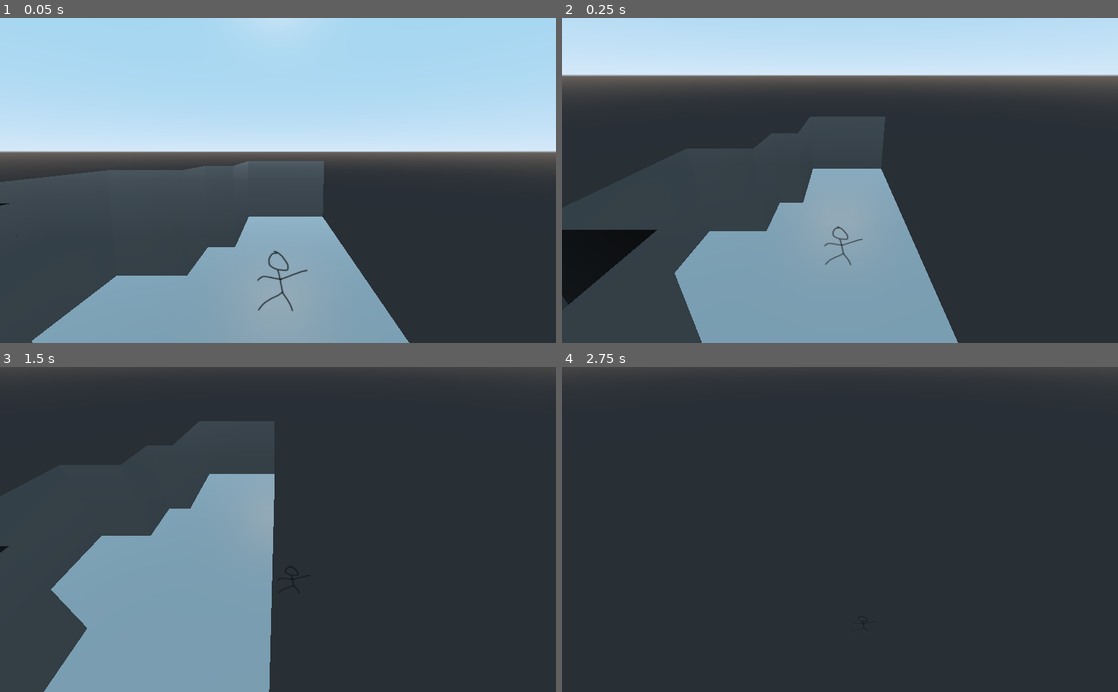
Above: before the commit, frames 1-4 (two rows, left to right).
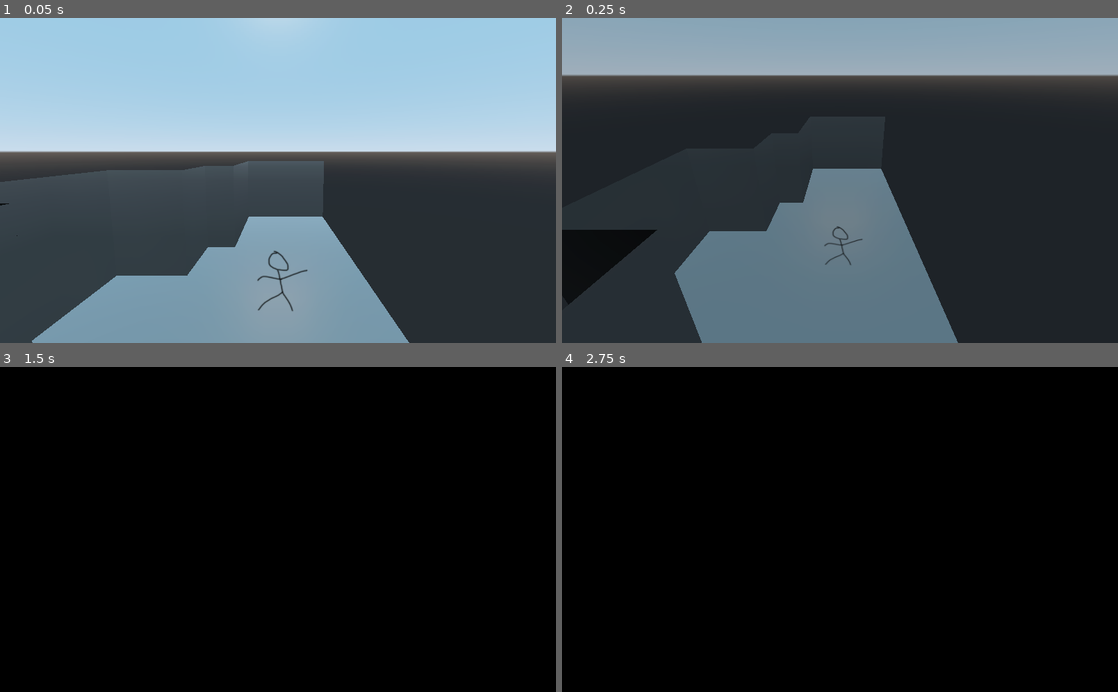
Above: after the commit, the same moments.

Repository: JeffKazuk/Ludum45
Game: Godot game, scene res://Town.tscn
Two runs of this game, one before a commit and one after it. Both use one fixed random seed, a clock stepped at 60 frames per second and the inputs below.
Inputs:
- Up to frame 1 (0.05 s): no input
- Up to frame 2 (0.25 s): no input
- Up to frame 3 (1.5 s): hold D (strafe_right) 0.53-1.28 s; hold S (move_back) from 1.28 s (still down)
- Up to frame 4 (2.75 s): release S (move_back) at 2.03 s; hold D (strafe_right) from 2.03 s (still down)

The runs differ from the first frame. In frame 2, 37% of the frame differs, in the area x 0-100%, y 0-100%; in frame 3, 100%; in frame 4, 100%.

Commit message:
diawogue and transitions

Diff:
--- a/Town.tscn
+++ b/Town.tscn
@@ -1,7 +1,8 @@
-[gd_scene load_steps=3 format=2]
+[gd_scene load_steps=4 format=2]
 
 [ext_resource path="res://characters/player/Player.tscn" type="PackedScene" id=1]
 [ext_resource path="res://models/untitled.dae" type="PackedScene" id=2]
+[ext_resource path="res://transitions/fade.tscn" type="PackedScene" id=3]
 
 [node name="Spatial" type="Spatial"]
 
@@ -19,3 +20,6 @@
 target = NodePath("../Player/Spatial")
 speed = 4.0
 enabled = true
+
+[node name="fade" parent="." instance=ExtResource( 3 )]
+fadeTime = 1
--- a/dialogue/Dialogue.tscn
+++ b/dialogue/Dialogue.tscn
@@ -1,8 +1,8 @@
 [gd_scene load_steps=7 format=2]
 
-[ext_resource path="res://Dialogue.gd" type="Script" id=1]
+[ext_resource path="res://dialogue/Dialogue.gd" type="Script" id=1]
 [ext_resource path="res://fonts/CardenioModern-Bold.otf" type="DynamicFontData" id=2]
-[ext_resource path="res://text.gd" type="Script" id=3]
+[ext_resource path="res://dialogue/text.gd" type="Script" id=3]
 
 [sub_resource type="DynamicFont" id=1]
 size = 25
--- a/dialogue/text.gd
+++ b/dialogue/text.gd
@@ -12,23 +12,23 @@
 func _ready():
 	filepath = get_parent().get_parent().get_file()
 	button.set_text("Next")
-
-	var file = File.new()
-	file.open(filepath, file.READ)
-	var json = file.get_as_text()
-	json_result = JSON.parse(json).result
-	file.close()
+	parse_Json()
 	print(json_result)
 	set_bbcode(json_result["say"][dialogues]["says"])
 	set_visible_characters(0)
 	nameBox.set_bbcode(json_result["say"][dialogues]["name"])
 
 
-func _physics_process(delta):
+func _process(delta):
 	top.scale.x = (cineTimer.time_left/cineTimer.wait_time -1)
 	bottom.scale.x = (1-cineTimer.time_left/cineTimer.wait_time)
 
-
+func parse_Json():
+	var file = File.new()
+	file.open(filepath, file.READ)
+	var json = file.get_as_text()
+	json_result = JSON.parse(json).result
+	file.close()
 
 func _on_TextTimer_timeout():
 	set_visible_characters(get_visible_characters()+1)
--- /dev/null
+++ b/transitions/fade.gd
@@ -0,0 +1,24 @@
+extends Control
+
+# Declare member variables here. Examples:
+# var a = 2
+onready var black = get_node("black")
+onready var timer = get_node("Timer")
+export var fadeTime = 0
+export var alphaEnd = 1
+var val = 0
+
+# Called when the node enters the scene tree for the first time.
+func _ready():
+	timer.set_wait_time(fadeTime)
+	timer.start()
+
+
+# Called every frame. 'delta' is the elapsed time since the previous frame.
+func _process(delta):
+	if(alphaEnd == 0):
+		val = timer.time_left/timer.wait_time
+	else:
+		val = 1-timer.time_left/timer.wait_time
+	var color = Color(0,0,0,(val))
+	black.set_color(color)
--- /dev/null
+++ b/transitions/fade.tscn
@@ -0,0 +1,16 @@
+[gd_scene load_steps=2 format=2]
+
+[ext_resource path="res://transitions/fade.gd" type="Script" id=1]
+
+[node name="fade" type="Control"]
+margin_right = 1030.0
+margin_bottom = 600.0
+script = ExtResource( 1 )
+
+[node name="black" type="Polygon2D" parent="."]
+scale = Vector2( 1.0098, 1 )
+color = Color( 0, 0, 0, 0 )
+polygon = PoolVector2Array( 0, 0, 0, 600, 1020, 600, 1020, 0 )
+
+[node name="Timer" type="Timer" parent="."]
+one_shot = true
--- /dev/null
+++ b/transitions/wipe.gd
@@ -0,0 +1,14 @@
+extends Control
+
+# Declare member variables here. Examples:
+# var a = 2
+onready var black = get_node("black")
+onready var timer = get_node("Timer")
+
+# Called when the node enters the scene tree for the first time.
+func _ready():
+	pass # Replace with function body.
+
+# Called every frame. 'delta' is the elapsed time since the previous frame.
+func _process(delta):
+	black.scale.y = ((1-timer.time_left)*3/timer.wait_time*3)
--- /dev/null
+++ b/transitions/wipe.tscn
@@ -0,0 +1,20 @@
+[gd_scene load_steps=2 format=2]
+
+[ext_resource path="res://transitions/wipe.gd" type="Script" id=1]
+
+[node name="wipe" type="Control"]
+anchor_right = 1.0
+anchor_bottom = 1.0
+script = ExtResource( 1 )
+
+[node name="black" type="Polygon2D" parent="."]
+position = Vector2( -630.355, -4.91011 )
+rotation = -0.760963
+scale = Vector2( 1.237, 1e-05 )
+color = Color( 0, 0, 0, 1 )
+polygon = PoolVector2Array( 0, 0, 0, 600, 1020, 600, 1020, 0 )
+
+[node name="Timer" type="Timer" parent="."]
+wait_time = 3.0
+one_shot = true
+autostart = true
